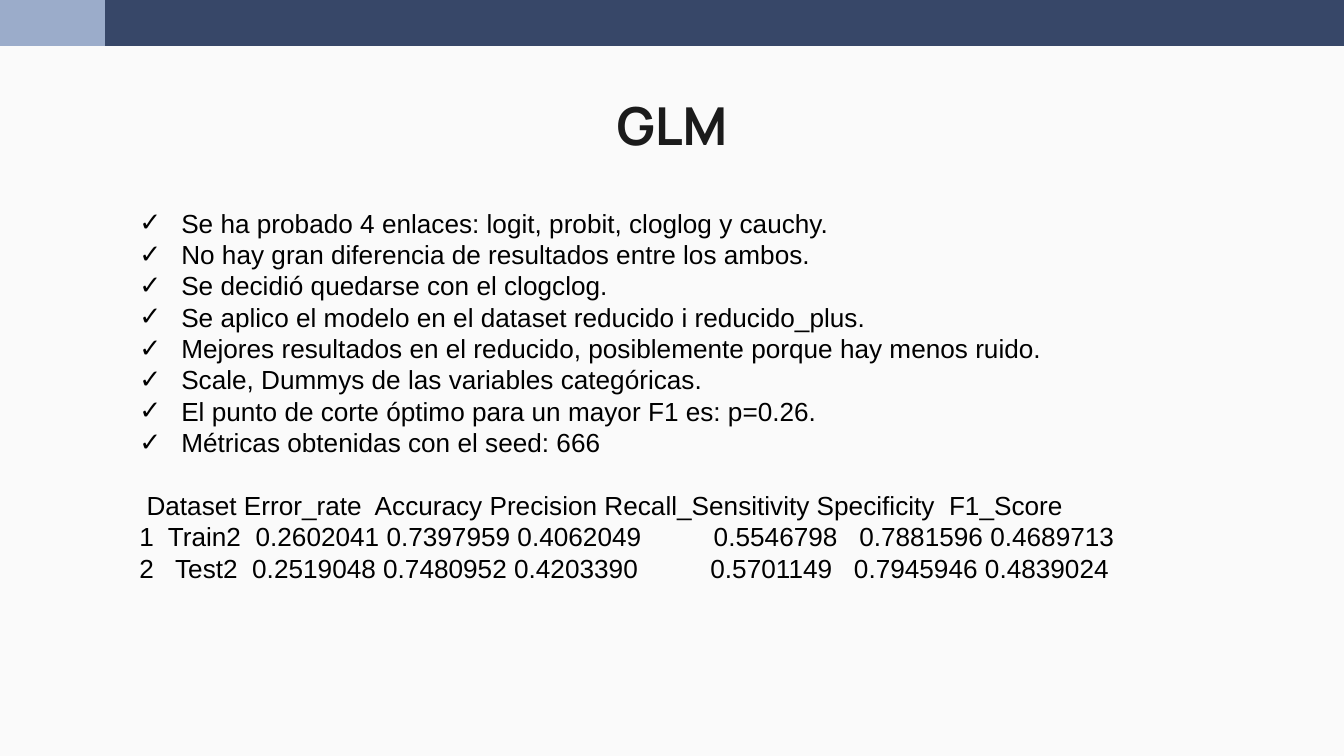
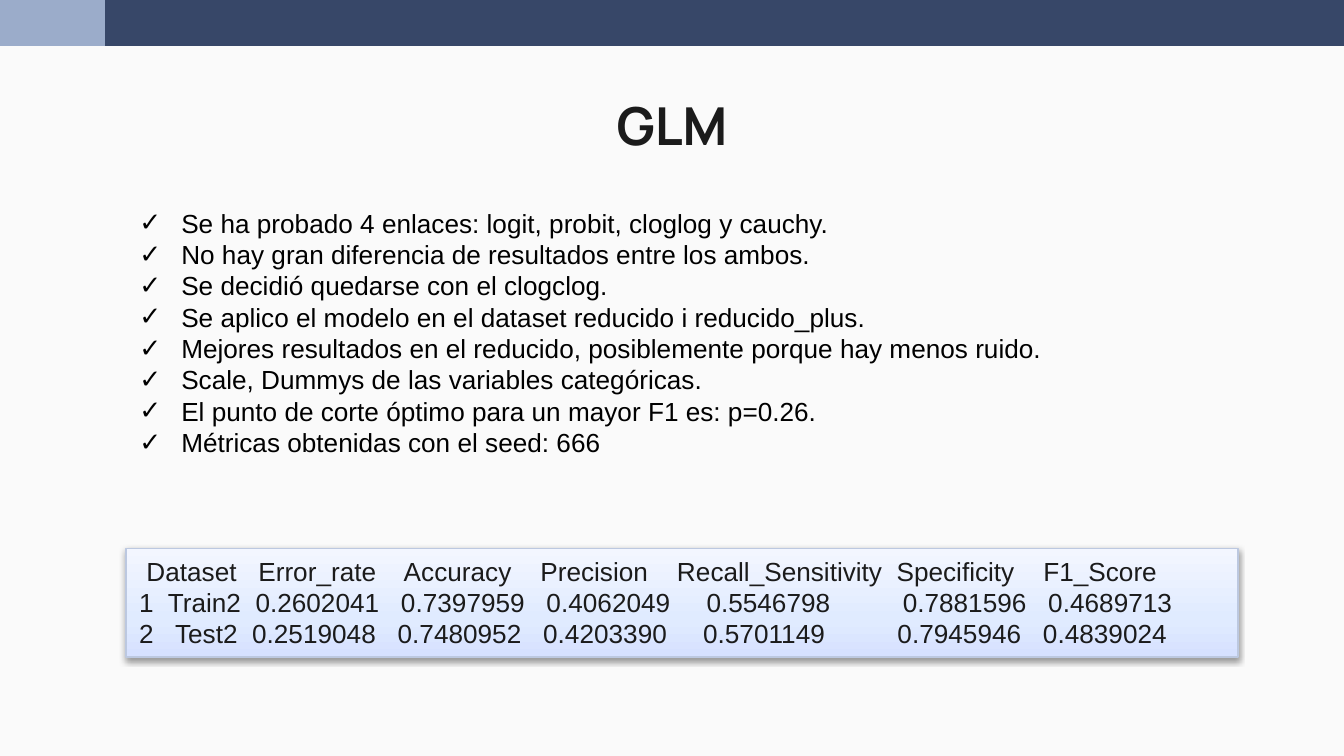
Before and after one commit to wen2111/Mineria, a slide deck: slide 3 of Entrega_2/00.REPORTE/IDEAS_REDACADO_WEN.pptx. Drawn at 1344x756 pixels with LibreOffice and Linux fonts; fonts in the diff are those of the drawing. Boxes give left, top, right and bottom in pixels: in the first picture for what was removed or moved away, otherwise in the second. Text is boxed around its words. In the diff, an @@ line names an element or a change of style, - is before the commit and + after.

```diff
--- a/Entrega_2/00.REPORTE/IDEAS_REDACADO_WEN.pptx
+++ b/Entrega_2/00.REPORTE/IDEAS_REDACADO_WEN.pptx
@@ text at (x1=139, y1=496, x2=1114, y2=579): paragraphs removed @@
-Dataset Error_rate Accuracy Precision Recall_Sensitivity Specificity F1_Score
-1 Train2 0.2602041 0.7397959 0.4062049 0.5546798 0.7881596 0.4689713
-2 Test2 0.2519048 0.7480952 0.4203390 0.5701149 0.7945946 0.4839024
@@ rectangle added at (x1=126, y1=548, x2=1238, y2=657), fill gradient #D7E3FF to #E2EAFF to #F3F7FF, outline #BDC8E1 0.75 pt, 14 pt, text #1B1B1B @@
+Dataset Error_rate Accuracy Precision Recall_Sensitivity Specificity F1_Score
+1 Train2 0.2602041 0.7397959 0.4062049 0.5546798 0.7881596 0.4689713
+2 Test2 0.2519048 0.7480952 0.4203390 0.5701149 0.7945946 0.4839024
```
Also in this commit, not shown: 1 slide added, 1 slide removed.
